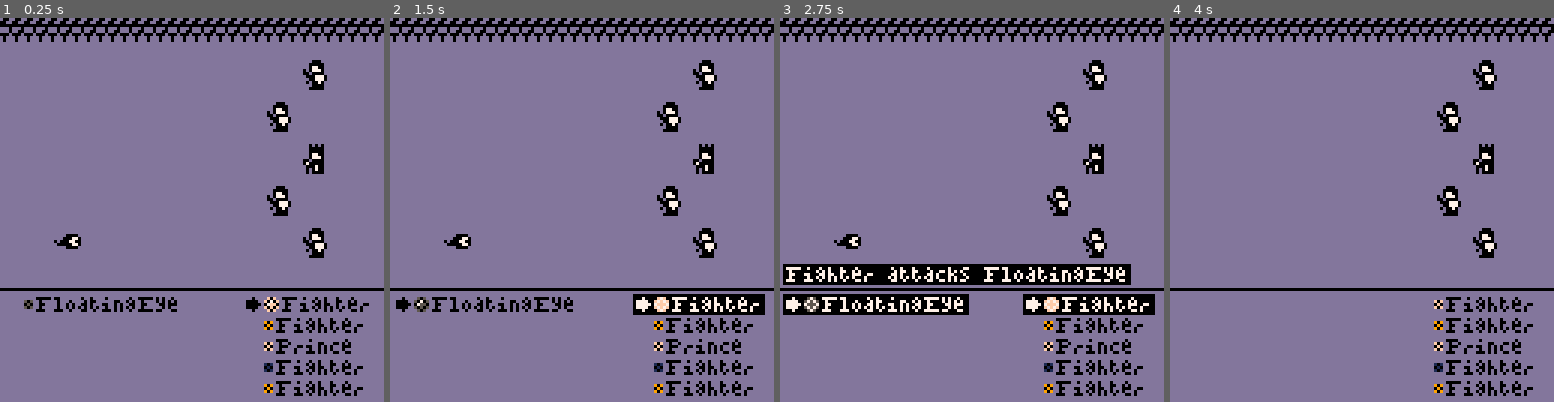
Above: before the commit, frames 1-4 (left to right).
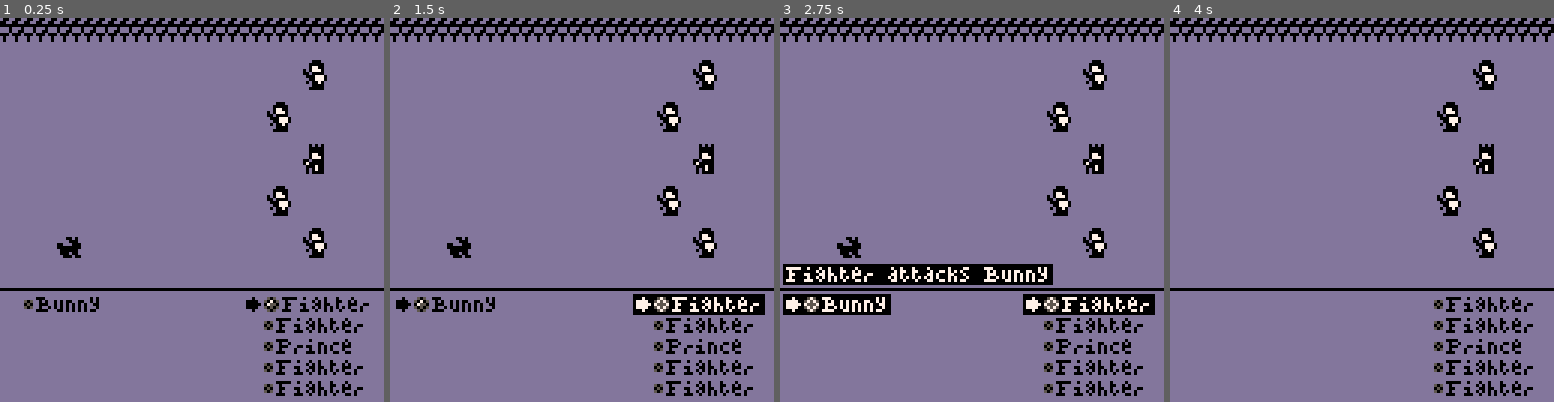
Above: after the commit, the same moments.

Repository: JohnAdamZiolkowski/Pico8-Hive
Game: PICO-8 cartridge prince/prince.p8
Same seed, same stepped clock (60 frames per second), same inputs: the game is played once before the commit and once after it.
Inputs:
- Up to frame 1 (0.25 s): no input
- Up to frame 2 (1.5 s): tap X (X key) at 0.33, 1.07 s; tap O (Z key) at 0.7 s
- Up to frame 3 (2.75 s): hold Right 1.6-2.1 s; tap O (Z key) at 1.7, 2.1, 2.5 s; tap X (X key) at 1.85 s; hold Up 2.15-2.42 s; hold Right from 2.47 s (still down)
- Up to frame 4 (4 s): tap O (Z key) at 2.9, 3.3, 3.7 s; tap X (X key) at 2.97 s; release Right at 3.03 s; hold Left 3.08-3.58 s; hold Down 3.63-3.97 s

The runs differ from the first frame. In frame 1, 1.0% of the frame differs, in the area x 11-73%, y 56-98%; in frame 2, 1.0%; in frame 3, 3.2%, in the area x 13-92%, y 56-98%; in frame 4, 0.2%.

Commit message:
introduce team building screen, hide until complete

Diff:
--- a/prince/prince.p8
+++ b/prince/prince.p8
@@ -168,8 +168,8 @@
 	 s=1},
 	{i=7, n="^rand ^elem",
 	 o={"0", "4", "8", "10"},
- 	v={1, 5, 9, 11},
-	 s=3},
+ 	v={1, 5, 9, 11, 12},
+	 s=1},
 	{i=8, n="^rand ^enemy",
 	 o={"^off", "^on"},
  	v={false, true},
@@ -581,6 +581,28 @@
   elseif  btnp(⬇️) then
    change_settings(1)
   end
+ elseif state == "team_building" then
+  if btnp(🅾️) then
+   draw_arena()
+   draw_options()
+   state = "arena"
+  elseif btnp(❎) then
+   draw_element_chart()
+  elseif btnp(⬅️) then
+   change_element(lget(arena.party,cur.i))
+   draw_team_building()
+  elseif btnp(➡️) then
+   change_class(lget(arena.party,cur.i))
+   draw_team_building()
+  elseif btnp(⬆️) then
+   cur.i -= 1
+   cap_cursor()
+   draw_team_building()
+  elseif  btnp(⬇️) then
+   cur.i += 1
+   cap_cursor()
+   draw_team_building()
+  end
  end
 end
 
@@ -982,6 +1004,11 @@
   draw_arena()
   draw_options()
  end
+end
+
+function start_team_building()
+ state = "team_building"
+ draw_team_building()
 end
 -->8
 -- draw
@@ -1433,8 +1460,55 @@
 	end
 end
 
+function draw_team_building()
+ cls(clear)
+ draw_party()
+ draw_options()
+ print("^learned ^elements",2,2,0)
+ for e=1,#unlocked_elements do
+  local element = lget(unlocked_elements,e)
+  local e_n_c = sub(element.n,1,1)
+  print("^@"..e_n_c.."^"..element.n, 4, 4+e*6, 0)
+ end
+
+ print("^party ^l:"..arena.party.level,83,2,0)
+
+ print("^l:^change element",2,95,0)
+ print("^r:^change class",2,103,0)
+ print("^b:^element chart",2,111,0)
+ print("^a:^finish",2,119,0)
+end
+
+function change_element(member)
+ local member_element_index_in_unlocked
+ for u=1,#unlocked_elements do
+  local element = lget(unlocked_elements,u)
+  local element_n = sub(element.n,1,1)
+  if element_n == member.stats.e then
+   member_element_index_in_unlocked = u
+  end
+ end
+ assert(member_element_index_in_unlocked)
+ member_element_index_in_unlocked += 1
+ if member_element_index_in_unlocked > # unlocked_elements then
+  member_element_index_in_unlocked = 1
+ end
+ local new_element = lget(unlocked_elements,member_element_index_in_unlocked)
+ member.stats.e = sub(new_element.n,1,1)
+end
+
+function change_class(member)
+ if is_fighter(member.i) then
+  member.i = caster
+ elseif is_caster(member.i) then
+  member.i = fighter
+ end
+end
+
 function _draw()
- draw_stats()
+ if state == "arena" then
+  draw_stats()
+ end
 end
 -->8
 -- go
@@ -1447,6 +1521,8 @@
 end
 
 set_up_arena()
+//lclr(arena.enemies)
+//start_team_building()
 draw_arena()
 
 __gfx__
